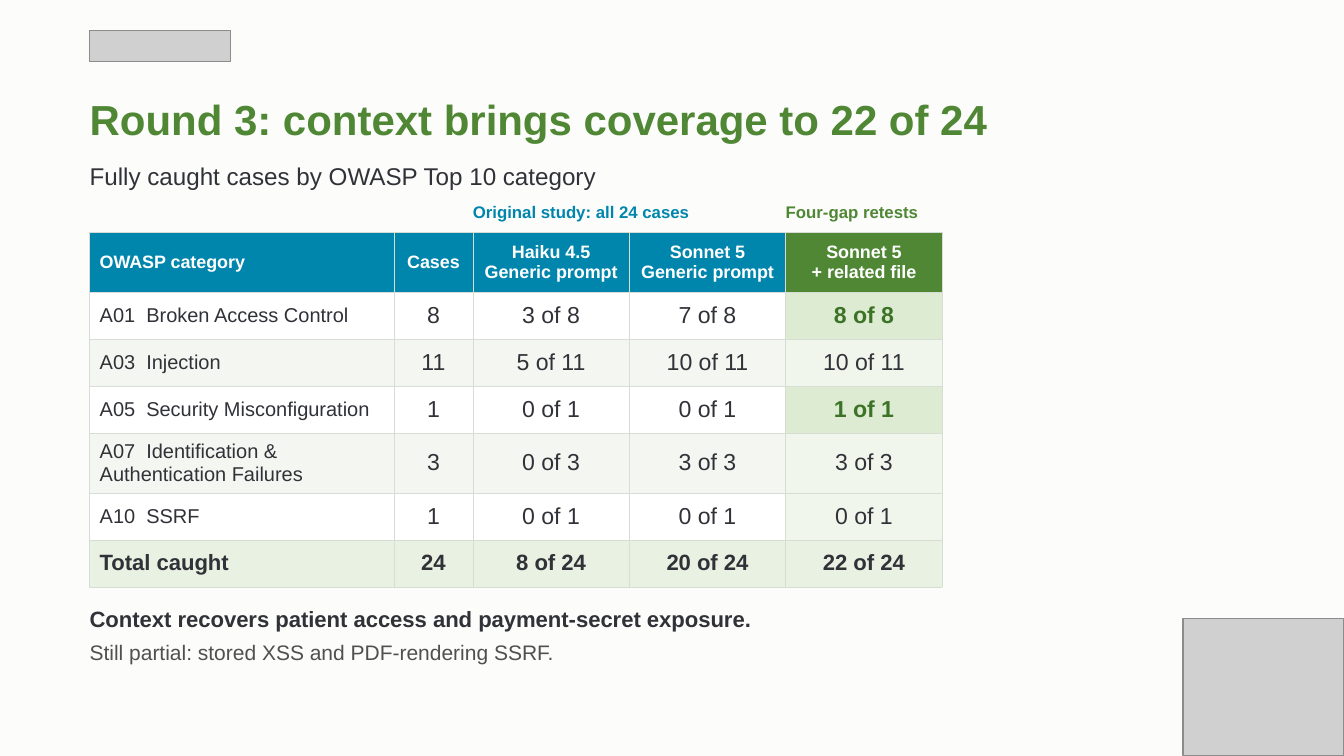
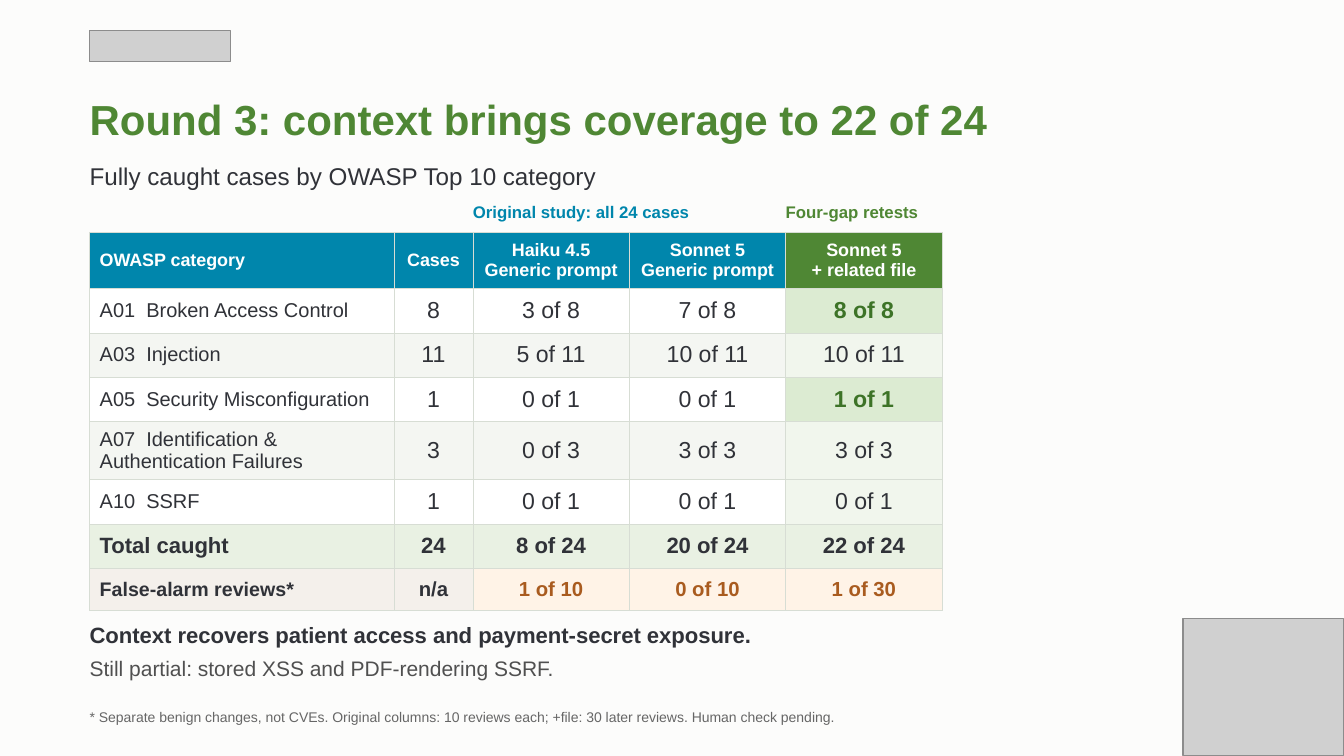
Before and after one commit to stperic/who-writes-who-finds, a slide deck: slide 13 of presentation/Who_Writes_the_Bug.pptx. Drawn at 1344x756 pixels with LibreOffice and Linux fonts; fonts in the diff are those of the drawing; grey boxes stand for pictures. Boxes give left, top, right and bottom in pixels: in the first picture for what was removed or moved away, otherwise in the second. Text is boxed around its words. In the diff, an @@ line names an element or a change of style, - is before the commit and + after.

Commit message:
Add benign-control false alarms to round tables

```diff
--- a/presentation/Who_Writes_the_Bug.pptx
+++ b/presentation/Who_Writes_the_Bug.pptx
@@ table at (90, 232, 942, 608) @@
+row 8: False-alarm reviews* | n/a | 1 of 10 | 0 of 10 | 1 of 30
@@ text "Context recovers patient access and ...": place and size @@
-text "Context recovers patient access and ..." at (90, 611, 751, 632)
+text "Context recovers patient access and ..." at (90, 627, 751, 648)
@@ text "Still partial: stored XSS and ...": place and size @@
-text "Still partial: stored XSS and ..." at (90, 645, 553, 664)
+text "Still partial: stored XSS and ..." at (90, 661, 553, 680)
@@ text added at (99, 712, 835, 725), 10 pt, text #666666 @@
+* Separate benign changes, not CVEs. Original columns: 10 reviews each; +file: 30 later reviews. Human check pending.
```
Also in this commit, not shown: 9 other slides changed, 1 other file.
